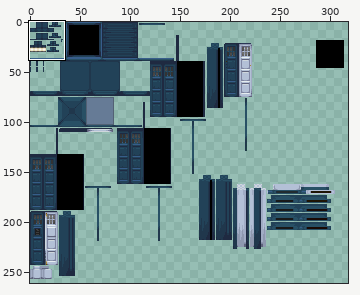
Sprite sheet -- src/main/resources/assets/ait/textures/blockentities/exteriors/classic/classic_shalka.png. The picture above shows the old version from afar; the outline marks the close-up.
Close-up. First the earlier version:
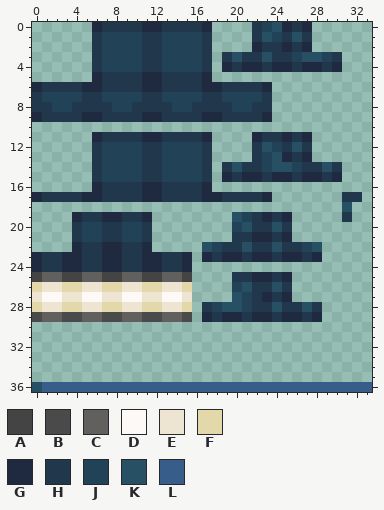
The file is 512x512 pixels. Colours within 5 levels of each other are drawn and written as one. Shown: x 0..33, y 0..36. The wide view leaves out empty margins.
Palette (. is transparent): A #444444  B #4a4a4a  C #62605e  D #fcf9f6  E #eee4d2  F #e2d8aa  G #1f2a41  H #20374c  J #224258  K #285065  L #375d8a
New version:
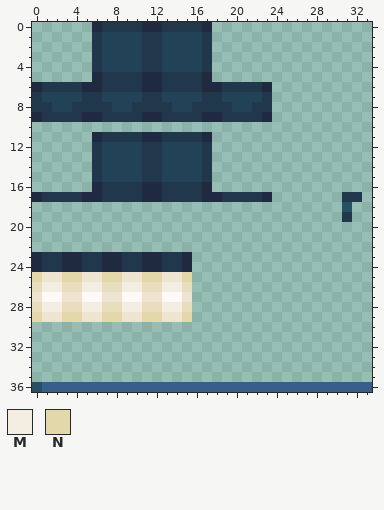
Colours new in this view: M #f4ede2  N #e2d8aa
Message: updated shalka texture, added new exile exterior texture variant
Diff:
colour F: #e2d8aa -> #e8debe
y 0: x 22..27 HJKGHG -> ......
y 1: x 22..27 HKJHKH -> ......
y 2: x 22..27 GHHGHG -> ......
y 3: x 19..30 HKHHKHHJKKJH -> ............
y 4: x 19..30 GHGGHGGHGGHG -> ............
y 11: x 22..27 GHHGHG -> ......
y 12: x 22..27 HKJHKH -> ......
y 13: x 22..27 HJKGHG -> ......
y 14: x 19..30 HKHHJKKJHHKH -> ............
y 15: x 19..30 GHGGHGGHGGHG -> ............
y 19: x 4..11 GHHGGHHG -> ........; x 20..25 KJHGHG -> ......
y 20: x 4..11 HJJHHJJH -> ........; x 20..25 JKHHKH -> ......
y 21: x 4..11 HJJHHJJH -> ........; x 20..25 HHGGHG -> ......
y 22: x 4..11 GHHGGHHG -> ........; x 17..28 KJHHKHHKHHJK -> ............
y 23: x 17..28 GHGGHGGHGGHG -> ............
y 25: x 0..15 ACCAACCAACCAACCA -> NEENNEENNEENNEEN; x 20..25 HHGGHG -> ......
y 26: x 1..2 EE -> MM; x 5..6 EE -> MM; x 9..10 EE -> MM; x 13..14 EE -> MM; x 20..25 JKHHKH -> ......
y 27: x 20..25 KJHGHG -> ......
y 28: x 1..2 EE -> MM; x 5..6 EE -> MM; x 9..10 EE -> MM; x 13..14 EE -> MM; x 17..28 HJKKJHHKHHKH -> ............
y 29: x 0..15 BCCBBCCBBCCBBCCB -> NEENNEENNEENNEEN; x 17..28 GHGGHGGHGGHG -> ............
